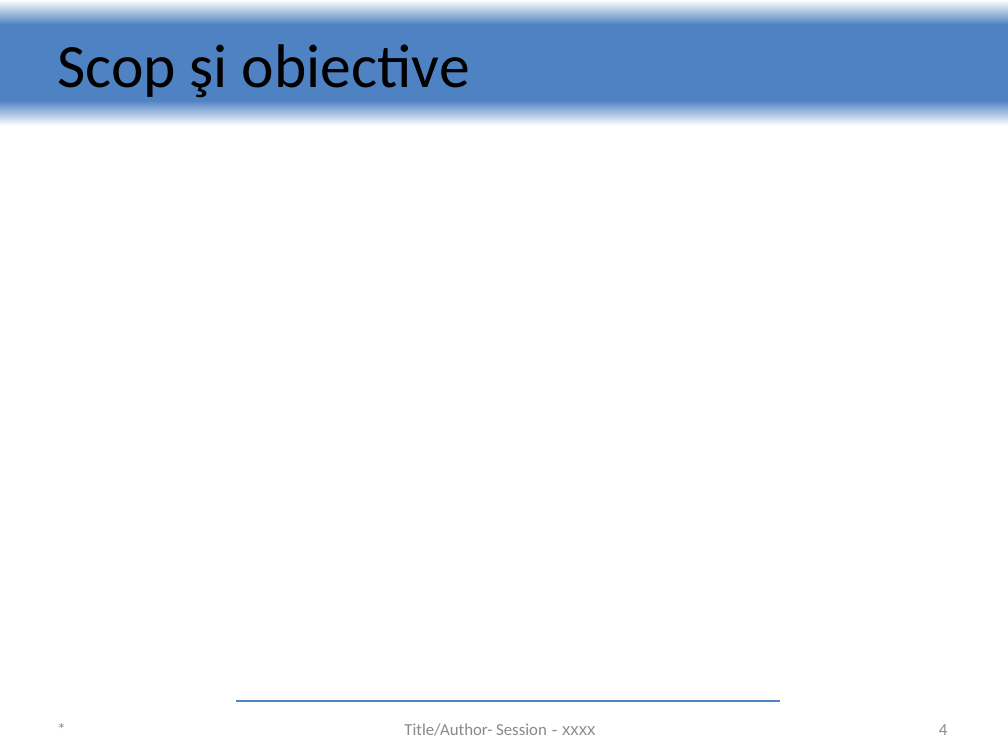
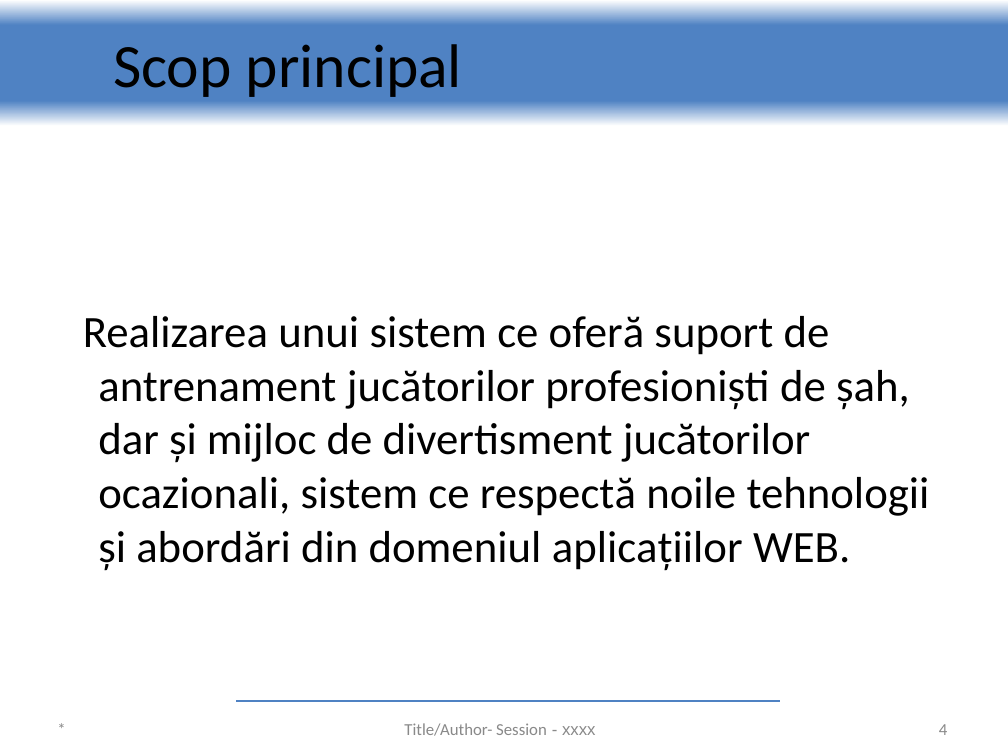
Before and after one commit to davidbalazs/chessEngine-documentation, a slide deck: slide 4 of Documentation written by me/Prezentarea finala/resurse/template_prezentare.pptx. Drawn at 1008x756 pixels with LibreOffice and Linux fonts; fonts in the diff are those of the drawing; background and template pictures are left out. Boxes give left, top, right and bottom in pixels: in the first picture for what was removed or moved away, otherwise in the second. Text is boxed around its words. In the diff, an @@ line names an element or a change of style, - is before the commit and + after.

```diff
--- a/Documentation written by me/Prezentarea finala/resurse/template_prezentare.pptx
+++ b/Documentation written by me/Prezentarea finala/resurse/template_prezentare.pptx
@@ title at box(113, 44, 462, 97): text changed @@
-Scop şi obiective
+Scop principal
@@ text added at box(83, 316, 930, 571), 32 pt, text #000000 @@
+Realizarea unui sistem ce oferă suport de antrenament jucătorilor profesioniști de șah, dar și mijloc de divertisment jucătorilor ocazionali, sistem ce respectă noile tehnologii și abordări din domeniul aplicațiilor WEB.
```
Also in this commit, not shown: 4 other slides changed, 1 slide added, 1 slide removed, 2 other files.
